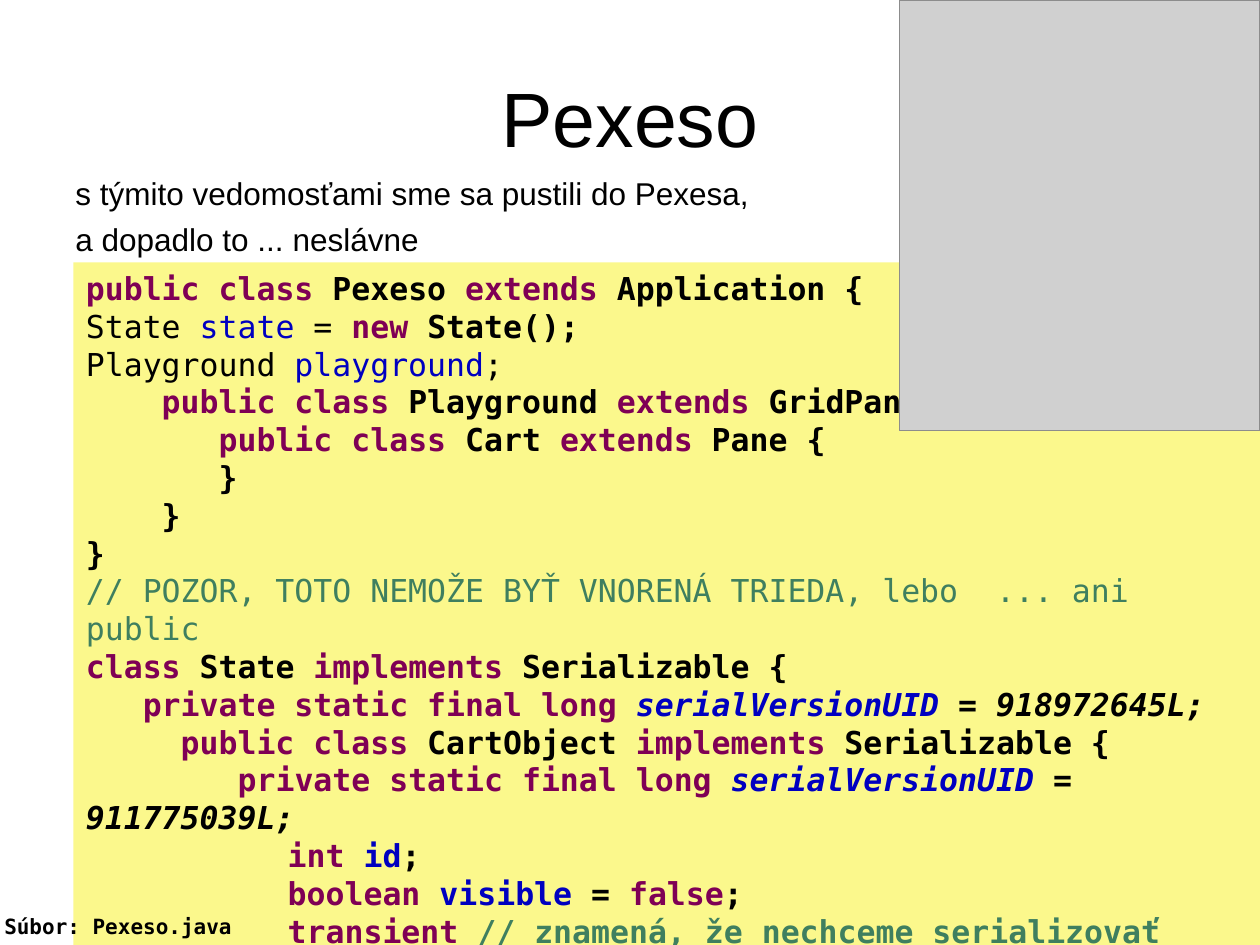
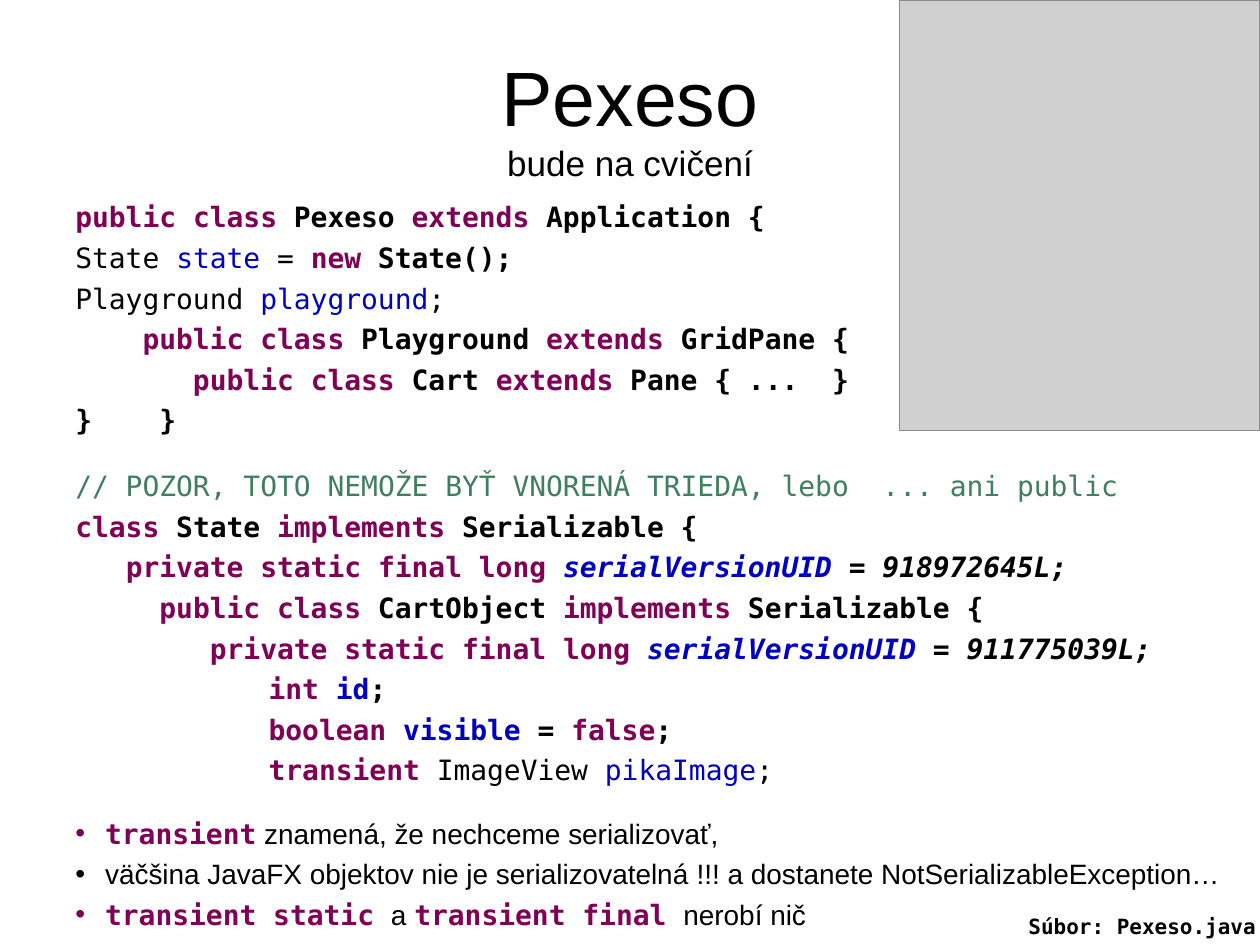
Before and after one commit to Programovanie4/Prednasky, a slide deck: slide 10 of 12/12_java.ppt (slide 9 before the commit). Drawn at 1260x945 pixels with LibreOffice and Linux fonts; fonts in the diff are those of the drawing; grey boxes stand for pictures. Boxes give left, top, right and bottom in pixels: in the first picture for what was removed or moved away, otherwise in the second. Text is boxed around its words. In the diff, an @@ line names an element or a change of style, - is before the commit and + after.

```diff
--- a/12/12_java.ppt
+++ b/12/12_java.ppt
@@ title at (501,73,758,177): text changed; size 44 to 20 pt @@
-Pexeso
+Pexeso
+bude na cvičení
@@ text "public class Pexeso extends Application ...": place and size @@
-text "public class Pexeso extends Application ..." at (73,262,1260,945)
+text "public class Pexeso extends Application ..." at (75,205,1219,926)
@@ text "public class Pexeso extends Application ..." at (75,205,1219,926): fill #FBF88C to none @@
@@ text at (75,205,1152,744): size 18 to 16 pt in "public class Pexeso extends Application {", "State state = new State();", "Playground playground;", "public class Playground extends GridPane {" and 7 more places; more space between paragraphs @@
@@ text removed at (75,181,749,257) @@
-s týmito vedomosťami sme sa pustili do Pexesa,
-a dopadlo to ... neslávne
@@ text at (193,367,697,396): text changed; size 18 to 16 pt @@
-public class Cart extends Pane {
-}
-}
-}
+public class Cart extends Pane { ... }
+} }
@@ text at (105,758,1219,926): text changed; size 18 to 16 pt; font DejaVu Sans Mono to Arial; text colour #3F7F5F to #000000 @@
-transient // znamená, že nechceme serializovať
-ImageView pikaImage; //toto na cviku navrhoval Peter
-len sme sa nerozumeli :)
+transient ImageView pikaImage;
+• transient znamená, že nechceme serializovať,
+• väčšina JavaFX objektov nie je serializovatelná !!! a dostanete NotSerializableException…
+• transient static a transient final nerobí nič
@@ text "Súbor: Pexeso.java": place and size @@
-text "Súbor: Pexeso.java" at (4,917,232,939)
+text "Súbor: Pexeso.java" at (1028,917,1256,939)
```
Also in this commit, not shown: 3 other slides changed, 3 slides added, 1 other file.
